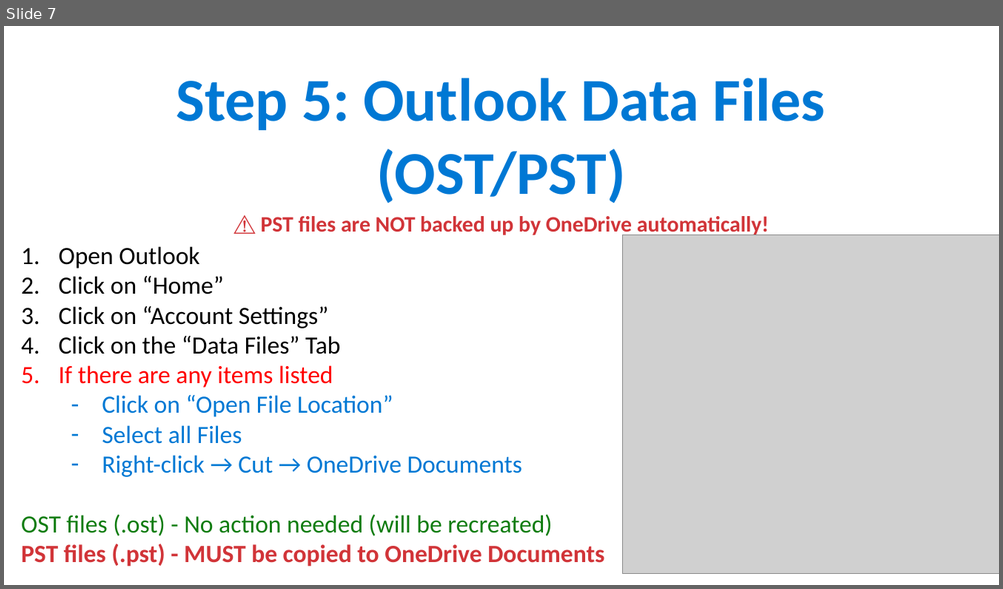
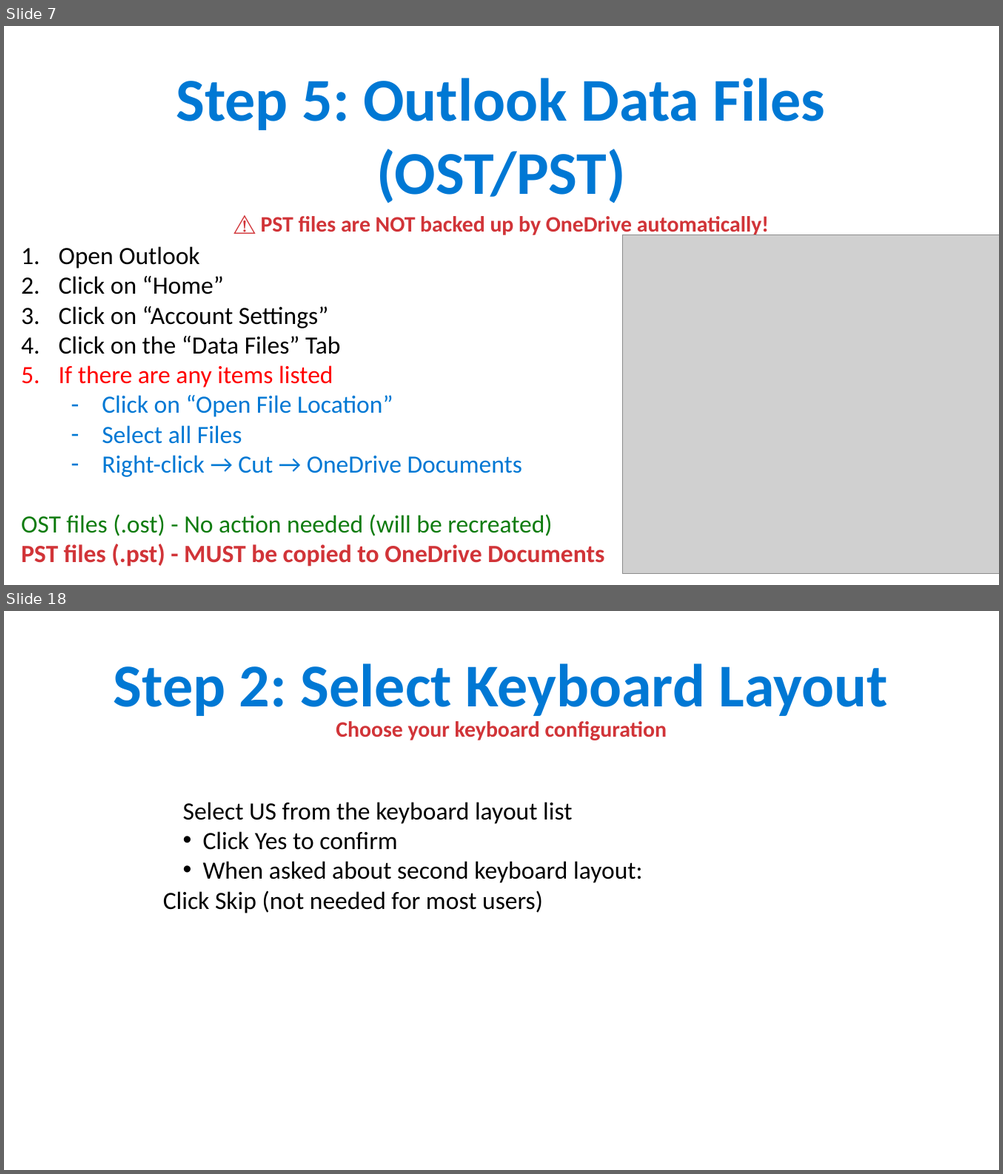
Before and after one commit to ipsghonline/tmp, a slide deck: presentation/Phase1-Backup-Guide.pptx. Shown one above the other, each under a label of ours: slide 7 before the commit, slides 7 and 18 after it; the slides between them are not shown. The pictures are 1003x589 and 1003x1174 pixels, drawn with LibreOffice and Linux fonts; fonts in the diff are those of the drawing; grey boxes stand for pictures. Boxes give left, top, right and bottom in pixels: in the first picture for what was removed or moved away, otherwise in the second. Text is boxed around its words. In the diff, an @@ line names an element or a change of style, - is before the commit and + after.

```diff
--- a/presentation/Phase1-Backup-Guide.pptx
+++ b/presentation/Phase1-Backup-Guide.pptx
@@ slide 18 added at [4,611,999,1170], background #FFFFFF @@
@@ text added at [114,664,888,716], 44 pt, text #0078D4, bold @@
+Step 2: Select Keyboard Layout
@@ text added at [336,721,667,741], 16 pt, text #D13438, bold @@
+Choose your keyboard configuration
@@ text added at [163,802,642,914], 18 pt, text #000000 @@
+Select US from the keyboard layout list
+• Click Yes to confirm
+• When asked about second keyboard layout:
+Click Skip (not needed for most users)
```
Also in this commit, not shown: 1 slide changed, 20 other slides added, 1 slide removed.
